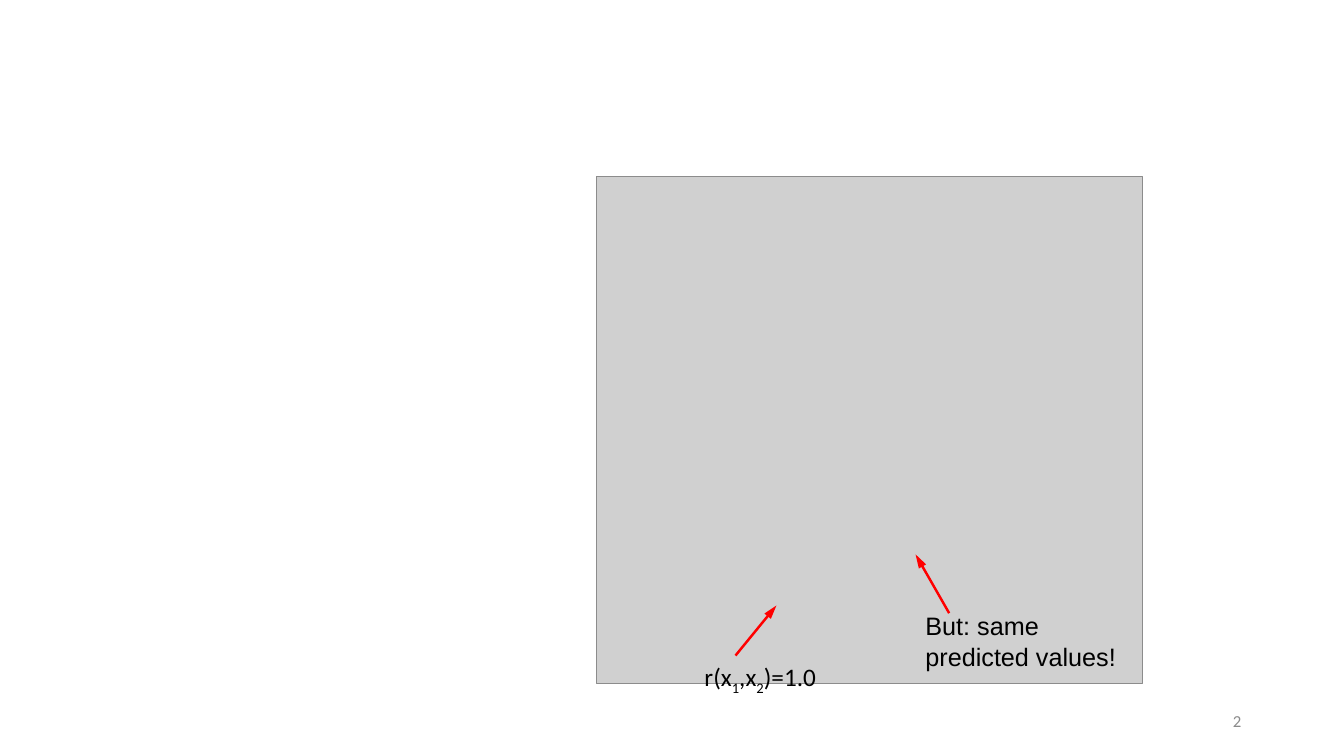
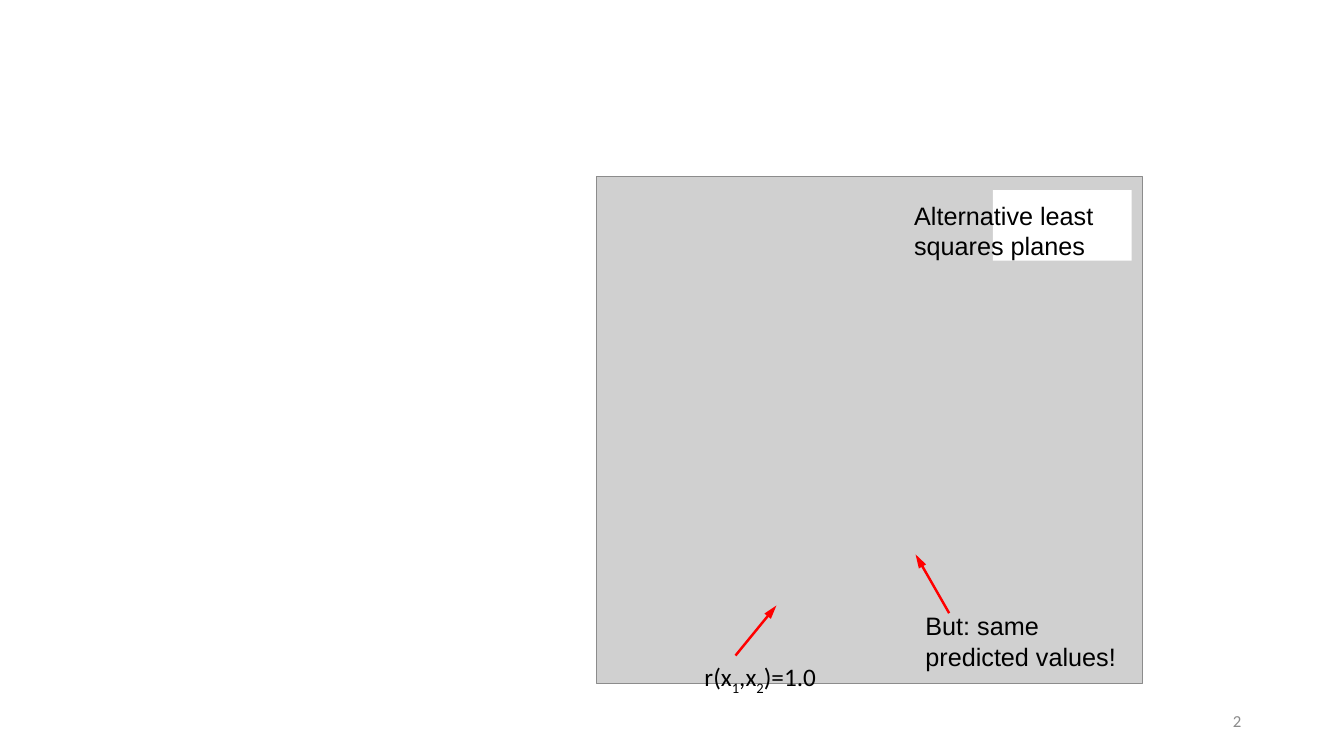
Before and after one commit to friendly/Vis-MLM-book, a slide deck: slide 2 of images/collinearity.pptx. Drawn at 1344x756 pixels with LibreOffice and Linux fonts; fonts in the diff are those of the drawing; grey boxes stand for pictures. Boxes give left, top, right and bottom in pixels: in the first picture for what was removed or moved away, otherwise in the second. Text is boxed around its words. In the diff, an @@ line names an element or a change of style, - is before the commit and + after.

```diff
--- a/images/collinearity.pptx
+++ b/images/collinearity.pptx
@@ text added at (914,205,1093,261), 18 pt, text #000000 @@
+Alternative least squares planes
@@ rectangle added at (993,191,1132,261), fill #FFFFFF @@
```
Also in this commit, not shown: 1 other slide changed, 1 slide added, 46 other files.
